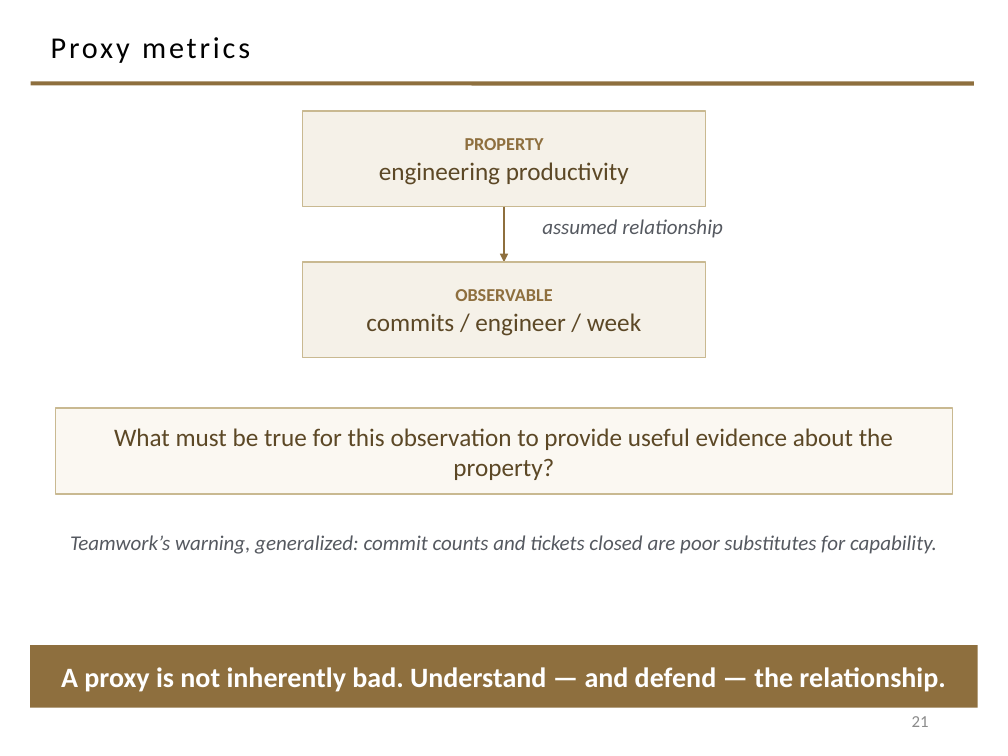
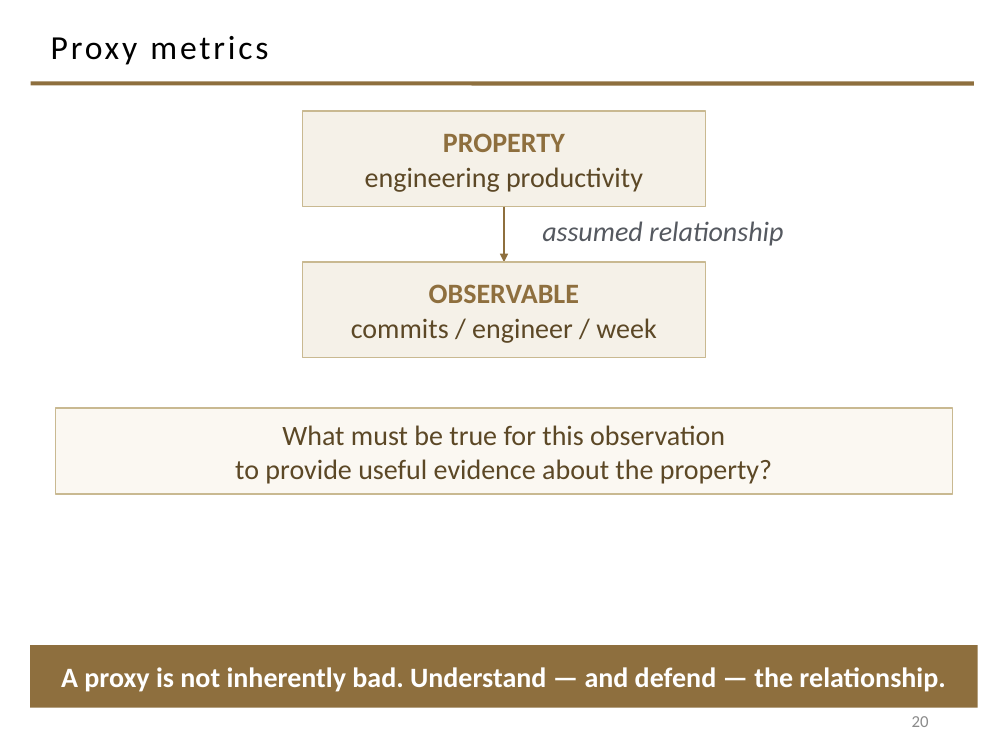
Before and after one commit to davisjam/model-based-agentic-software-engineering, a slide deck: slide 20 of course/lectures/act-1-foundations/09-engineering-decision-making-and-metrics/1-9-Engineering-Decision-Making-and-Metrics.pptx (slide 21 before the commit). Drawn at 1008x756 pixels with LibreOffice and Linux fonts; fonts in the diff are those of the drawing; background and template pictures are left out. Boxes give left, top, right and bottom in pixels: in the first picture for what was removed or moved away, otherwise in the second. Text is boxed around its words. In the diff, an @@ line names an element or a change of style, - is before the commit and + after.

```diff
--- a/course/lectures/act-1-foundations/09-engineering-decision-making-and-metrics/1-9-Engineering-Decision-Making-and-Metrics.pptx
+++ b/course/lectures/act-1-foundations/09-engineering-decision-making-and-metrics/1-9-Engineering-Decision-Making-and-Metrics.pptx
@@ title "Proxy metrics" at [51,36,268,65]: size 21.6 to 24 pt @@
@@ rectangle "PROPERTY" at [302,111,706,207]: size 13 to 20 pt in "PROPERTY"; size 18 to 20 pt in "engineering productivity" @@
@@ text "assumed relationship" at [542,221,783,246]: size 15 to 20 pt @@
@@ rectangle "OBSERVABLE" at [302,262,706,358]: size 13 to 20 pt in "OBSERVABLE"; size 18 to 20 pt in "commits / engineer / week" @@
@@ text in rectangle at [235,425,772,484]: text changed; size 18 to 20 pt @@
-What must be true for this observation to provide useful evidence about the property?
+What must be true for this observation
+to provide useful evidence about the property?
@@ text removed at [70,535,937,554] @@
-Teamwork’s warning, generalized: commit counts and tickets closed are poor substitutes for capability.
@@ page number at [912,716,929,727]: text changed @@
-21
+20
```
Also in this commit, not shown: 22 other slides changed, 2 slides added, 3 slides removed, 1 other file.
